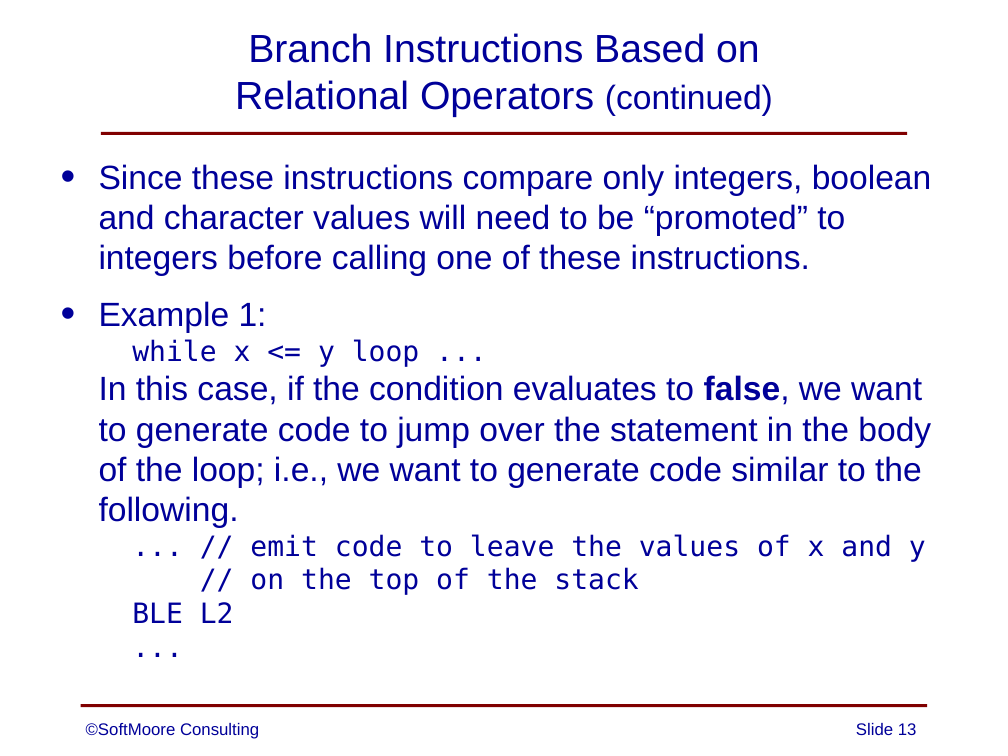
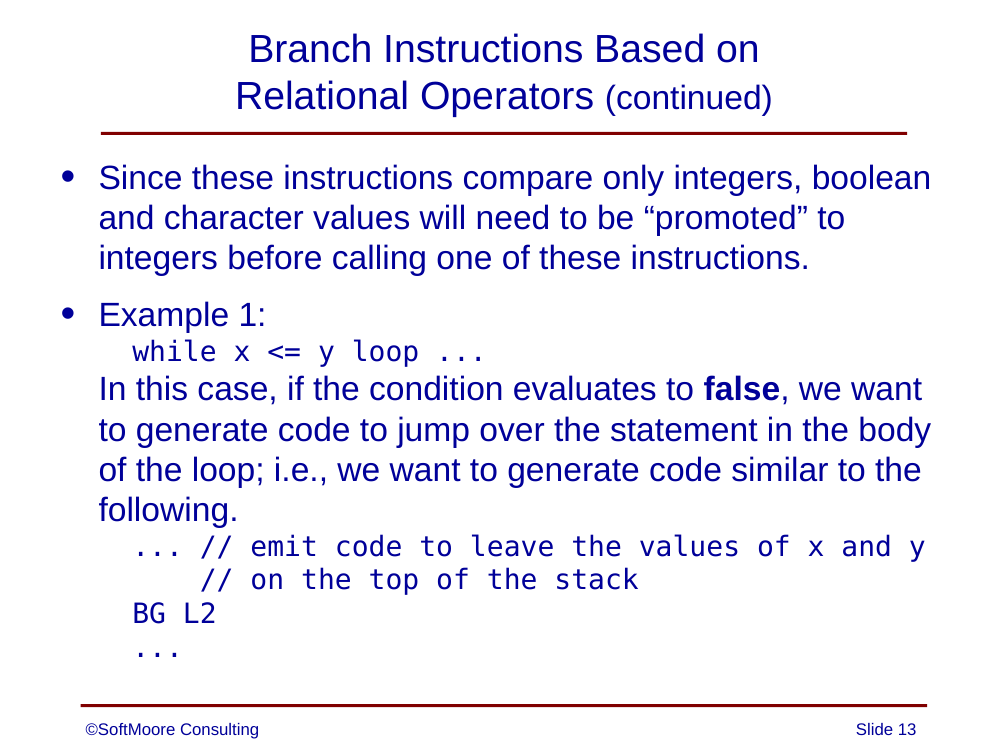
Before and after one commit to SoftMoore/CPRL-Kt-2nd, a slide deck: slide 13 of PowerPoints/11 - Code Generation.pptx. Drawn at 1008x756 pixels with LibreOffice and Linux fonts; fonts in the diff are those of the drawing. Boxes give left, top, right and bottom in pixels: in the first picture for what was removed or moved away, otherwise in the second. Text is boxed around its words. In the diff, an @@ line names an element or a change of style, - is before the commit and + after.

```diff
--- a/PowerPoints/11 - Code Generation.pptx
+++ b/PowerPoints/11 - Code Generation.pptx
@@ text at (x1=99, y1=301, x2=931, y2=624): text changed @@
-• Example 1:
-  while x <= y loop ...
-  In this case, if the condition evaluates to false, we want to generate code to jump over the statement in the body of the loop; i.e., we want to generate code similar to the following.
-  ... // emit code to leave the values of x and y
-  // on the top of the stack
-  BLE L2
-  ...
+• Example 1:
+  while x <= y loop ...
+  In this case, if the condition evaluates to false, we want to generate code to jump over the statement in the body of the loop; i.e., we want to generate code similar to the following.
+  ... // emit code to leave the values of x and y
+  // on the top of the stack
+  BG L2
+  ...
```
Also in this commit, not shown: 1 other slide changed.
